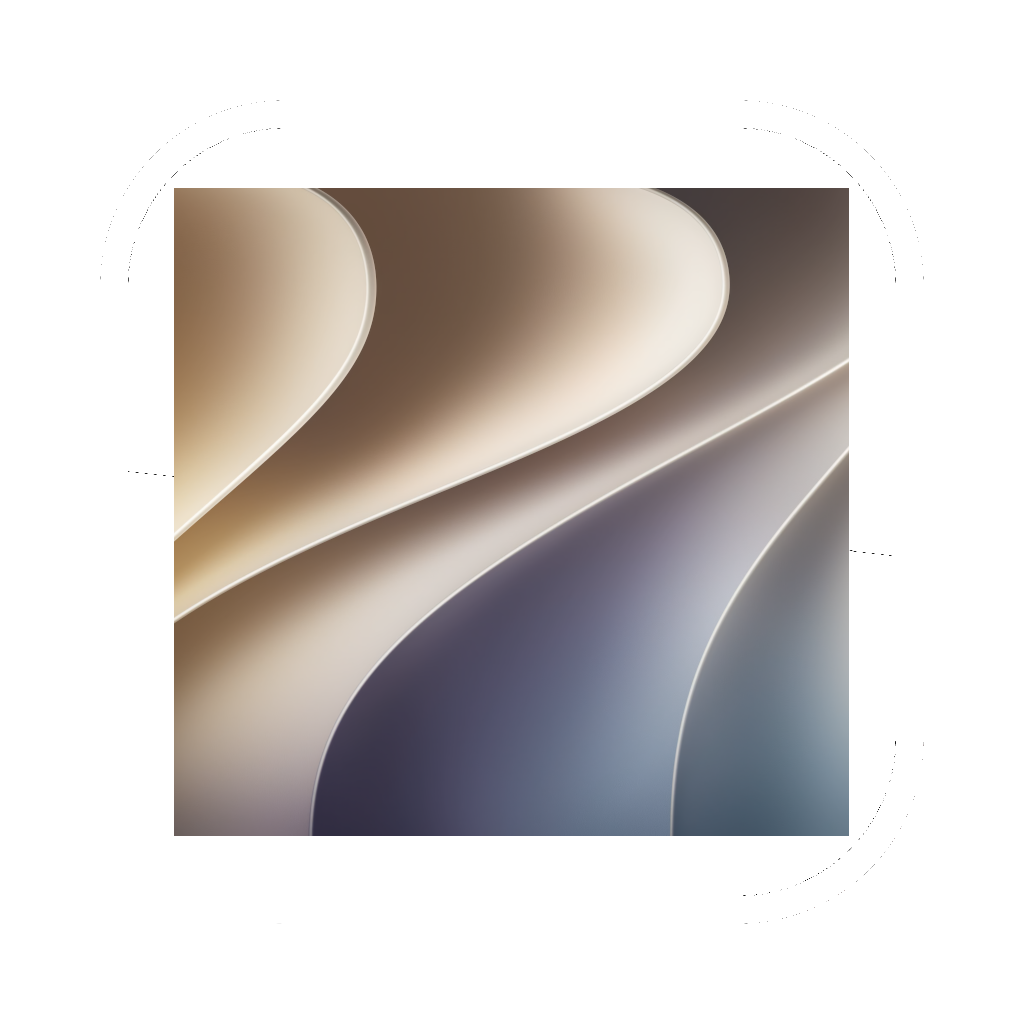
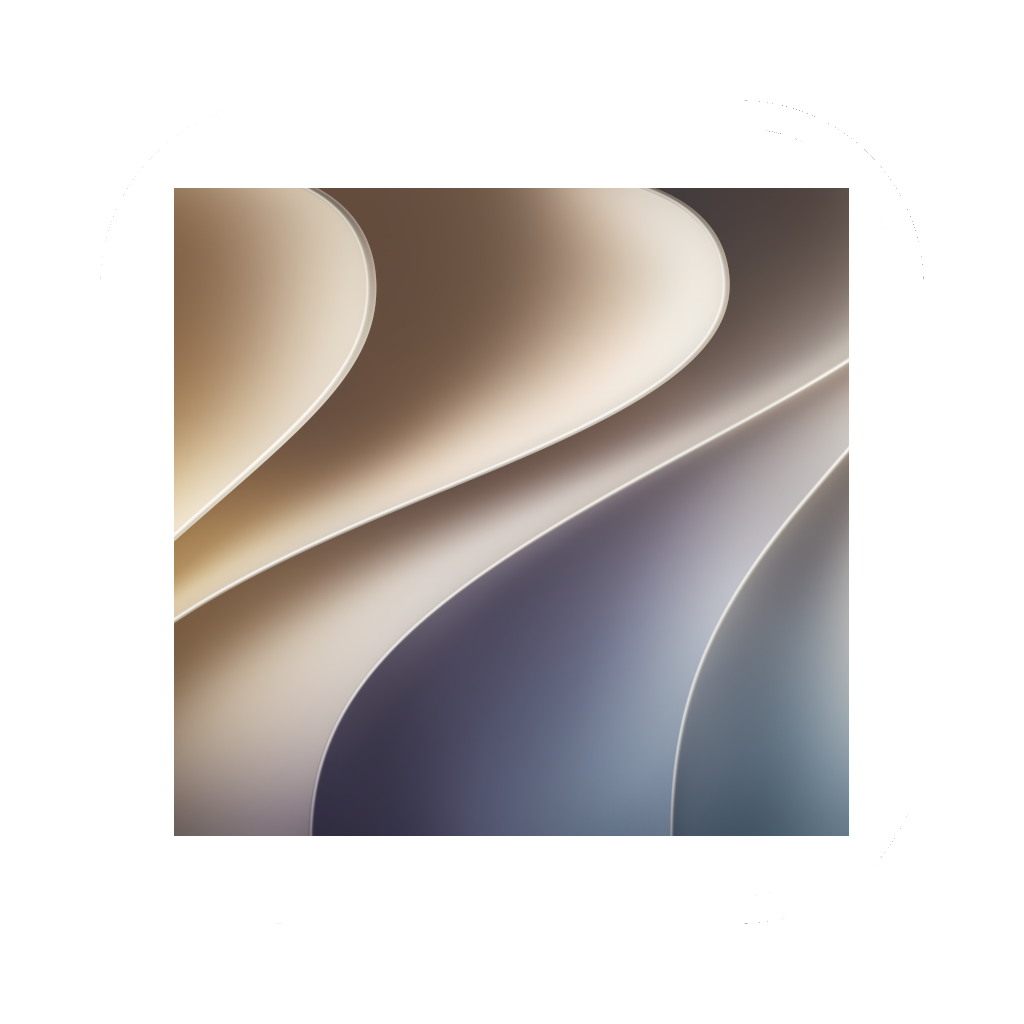
Comparing the layer stacks of the two 1024 × 1024 images. Changes:
painted on "Livello incollato copia" over bbox(100, 100, 924, 923)
